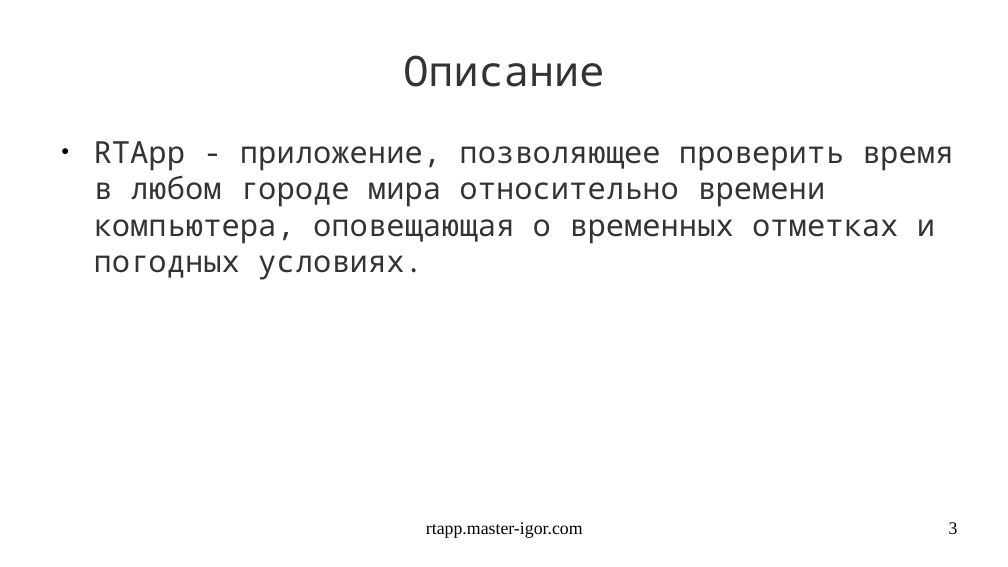
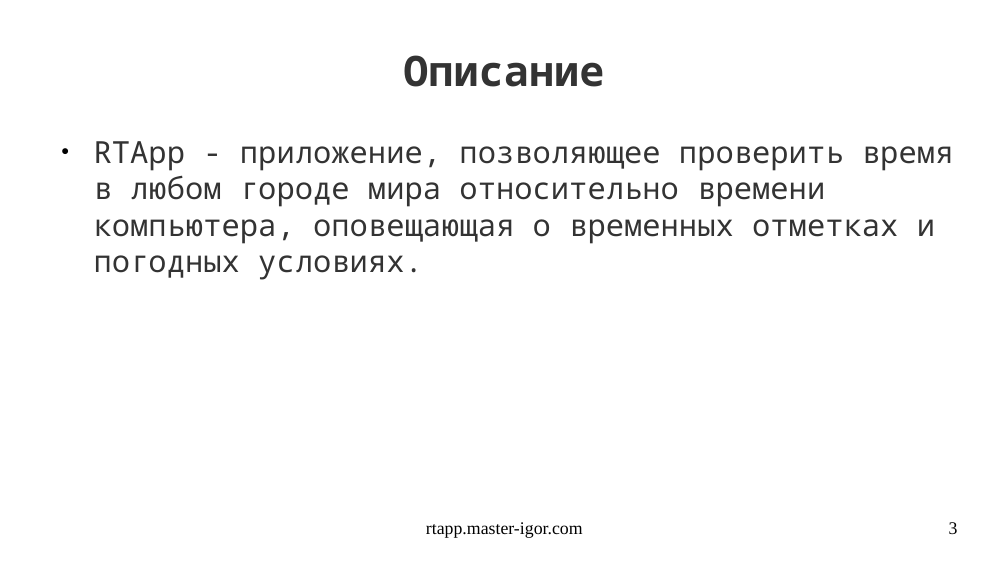
Before and after one commit to banditi/real-time-app, a slide deck: slide 3 of rtapp.odp. Drawn at 1008x567 pixels with LibreOffice and Linux fonts; fonts in the diff are those of the drawing. Boxes give left, top, right and bottom in pixels: in the first picture for what was removed or moved away, otherwise in the second. Text is boxed around its words. In the diff, an @@ line names an element or a change of style, - is before the commit and + after.

```diff
--- a/rtapp.odp
+++ b/rtapp.odp
@@ title "Описание" at (403, 55, 604, 87): bold on @@
```
Also in this commit, not shown: 8 other slides changed, 3 other files.
